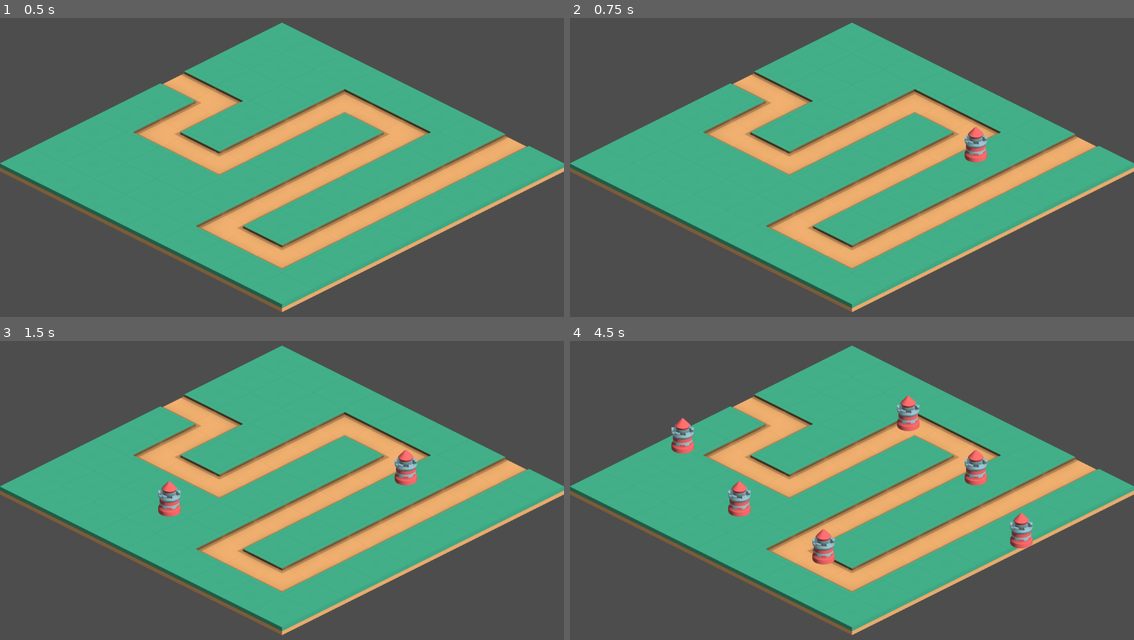
Above: before the commit, frames 1-4 (two rows, left to right).
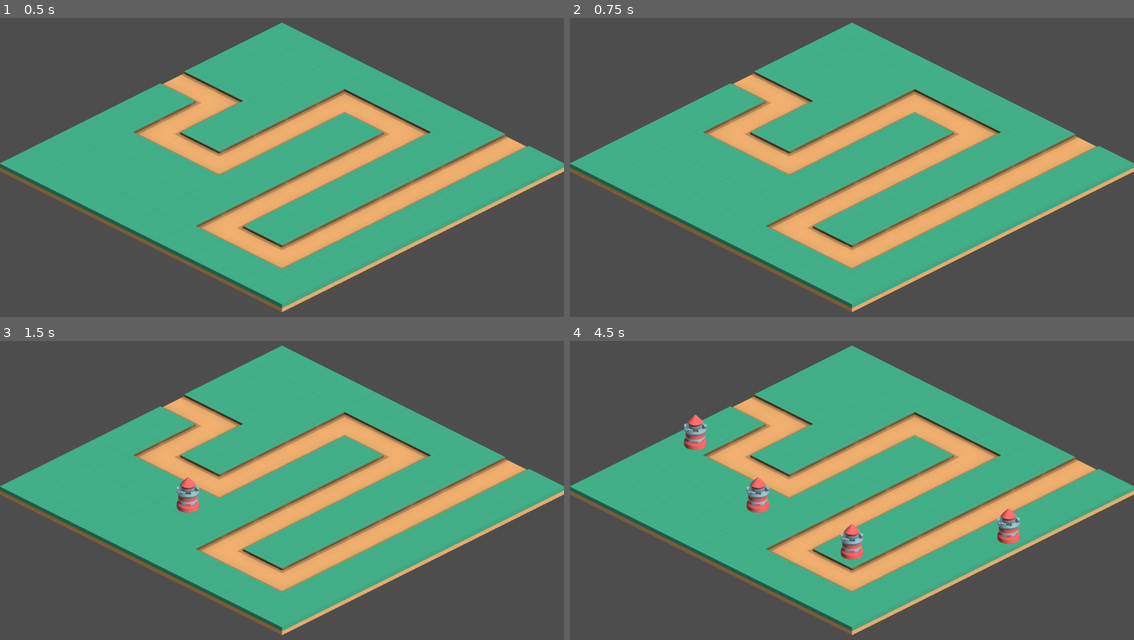
Above: after the commit, the same moments.

Repository: Robert-Riordan-UCD/GameDevJourney
Game: Godot game, scene res://Levels/Level1.tscn
The game is run twice, just before and just after one commit, with the same random seed, the same clock (stepped at 60 frames per second) and the same inputs. The project has no main scene, so this scene is started directly.
Inputs (mouse positions are in pixels of both pictures, inside the frame that each line leads up to):
- Up to frame 1 (0.5 s): no input
- Up to frame 2 (0.75 s): tap Enter at 0.5 s; move the mouse to (976, 158) at 0.52 s; press the mouse at (976, 158) at 0.53 s
- Up to frame 3 (1.5 s): tap Space at 1.25 s; move the mouse to (169, 511) at 1.27 s; release the mouse at (169, 511) at 1.28 s; click (169, 511) at 1.35 s
- Up to frame 4 (4.5 s): tap Enter at 2, 3.5 s; move the mouse to (908, 427) at 2.02 s; press the mouse at (908, 427) at 2.03 s; tap Space at 2.75, 4.25 s; move the mouse to (823, 559) at 2.77 s; release the mouse at (823, 559) at 2.78 s; click (823, 559) at 2.85 s; move the mouse to (1021, 544) at 3.52 s; press the mouse at (1021, 544) at 3.53 s; move the mouse to (682, 448) at 4.27 s; release the mouse at (682, 448) at 4.28 s; click (682, 448) at 4.35 s

Frame 1 is identical in both runs. In frame 2, 0.4% of the frame differs, in the area x 69-74%, y 36-49%; in frame 3, 1.1%; in frame 4, 3.6%, in the area x 17-83%, y 18-75%.

Commit message:
Towers now snap to the grid and can't be placed on top of each other

Diff:
--- a/Isometric_Tower_Defense/Levels/Level1.tscn
+++ b/Isometric_Tower_Defense/Levels/Level1.tscn
@@ -1,14 +1,17 @@
-[gd_scene load_steps=3 format=3 uid="uid://dtwaj0nwuwg0o"]
+[gd_scene load_steps=4 format=3 uid="uid://dtwaj0nwuwg0o"]
 
 [ext_resource type="PackedScene" uid="uid://biugc7jiaj06x" path="res://World/GroundTilemap.tscn" id="1_2bn0o"]
+[ext_resource type="Script" path="res://Levels/LevelManager.gd" id="1_hwvo5"]
 [ext_resource type="Script" path="res://Towers/TowerManager.gd" id="2_t5eh5"]
 
 [node name="Level1" type="Node2D"]
+script = ExtResource("1_hwvo5")
 
 [node name="GroundTileMap" parent="." instance=ExtResource("1_2bn0o")]
 layer_0/tile_data = PackedInt32Array(-1, 65546, 4, -65537, 65552, 4, -131074, 65546, 4, -196610, 65552, 4, -262147, 655 …(1360 unchanged characters)…
 
-[node name="Towers" type="Node2D" parent="."]
+[node name="Towers" type="Node2D" parent="." node_paths=PackedStringArray("ground_tile_map")]
 script = ExtResource("2_t5eh5")
+ground_tile_map = NodePath("../GroundTileMap")
 
 [node name="Camera2D" type="Camera2D" parent="."]
--- /dev/null
+++ b/Isometric_Tower_Defense/Levels/LevelManager.gd
@@ -0,0 +1,6 @@
+extends Node2D
+
+
+# Called when the node enters the scene tree for the first time.
+func _ready():
+	pass # Replace with function body.
--- a/Isometric_Tower_Defense/Towers/Tower.tscn
+++ b/Isometric_Tower_Defense/Towers/Tower.tscn
@@ -4,9 +4,10 @@
 [ext_resource type="Texture2D" uid="uid://bkph1uyhip4bl" path="res://Towers/towerRound_sampleF_E.png" id="1_m3onx"]
 
 [node name="Tower" type="Node2D"]
+y_sort_enabled = true
 scale = Vector2(0.5, 0.5)
 script = ExtResource("1_8y4go")
 
 [node name="Sprite2D" type="Sprite2D" parent="."]
 texture = ExtResource("1_m3onx")
-offset = Vector2(0, -64)
+offset = Vector2(0, -80)
--- a/Isometric_Tower_Defense/Towers/TowerManager.gd
+++ b/Isometric_Tower_Defense/Towers/TowerManager.gd
@@ -1,9 +1,12 @@
 extends Node2D
+
+@export var ground_tile_map : TileMap
 
 var tower_scene := preload("res://Towers/Tower.tscn")
 
 func _input(event):
 	if event.is_action_pressed("left_mouse"):
-		var new_tower : Tower = tower_scene.instantiate()
-		add_child(new_tower)
-		new_tower.position = get_global_mouse_position()
+		if ground_tile_map.can_place_tower(get_global_mouse_position()):
+			var new_tower : Tower = tower_scene.instantiate()
+			add_child(new_tower)
+			new_tower.position = ground_tile_map.snap_to_grid(get_global_mouse_position())
--- /dev/null
+++ b/Isometric_Tower_Defense/World/GroundTilemap.gd
@@ -0,0 +1,19 @@
+extends TileMap
+
+var placeable_tile_ids : Array = [10]
+var valid_tiles : Dictionary = {}
+
+func _ready():
+	for id in placeable_tile_ids:
+		for tile in get_used_cells_by_id(0, id):
+			valid_tiles[tile] = id
+
+func can_place_tower(pos: Vector2) -> bool:
+	var tile_pos = local_to_map(pos)
+	if tile_pos in valid_tiles:
+		valid_tiles.erase(tile_pos)
+		return true
+	return false
+
+func snap_to_grid(pos: Vector2) -> Vector2:
+	return map_to_local(local_to_map(pos))
--- a/Isometric_Tower_Defense/World/GroundTilemap.tscn
+++ b/Isometric_Tower_Defense/World/GroundTilemap.tscn
@@ -17,6 +17,7 @@
 [ext_resource type="Texture2D" uid="uid://chhfa30p4b2qy" path="res://GroundTiles/tile_end_N.png" id="15_8yoju"]
 [ext_resource type="Texture2D" uid="uid://c7pd4thaw2qo3" path="res://GroundTiles/tile_end_S.png" id="16_84nru"]
 [ext_resource type="Texture2D" uid="uid://qiv6o6ff1csr" path="res://GroundTiles/tile_end_W.png" id="17_v6fjf"]
+[ext_resource type="Script" path="res://World/GroundTilemap.gd" id="18_4xsrg"]
 
 [sub_resource type="TileMapPattern" id="TileMapPattern_h4guw"]
 tile_data = PackedInt32Array(131073, 65538, 4, 196608, 65536, 4, 262145, 65537, 4, 2, 65543, 4, 65537, 65545, 4, 131074 …(190 unchanged characters)…
@@ -150,3 +151,4 @@
 tile_set = SubResource("TileSet_5q736")
 format = 2
 layer_0/y_sort_enabled = true
+script = ExtResource("18_4xsrg")
Not shown: 1 places in Isometric_Tower_Defense/World/GroundTilemap.tscn that only renumber resources
